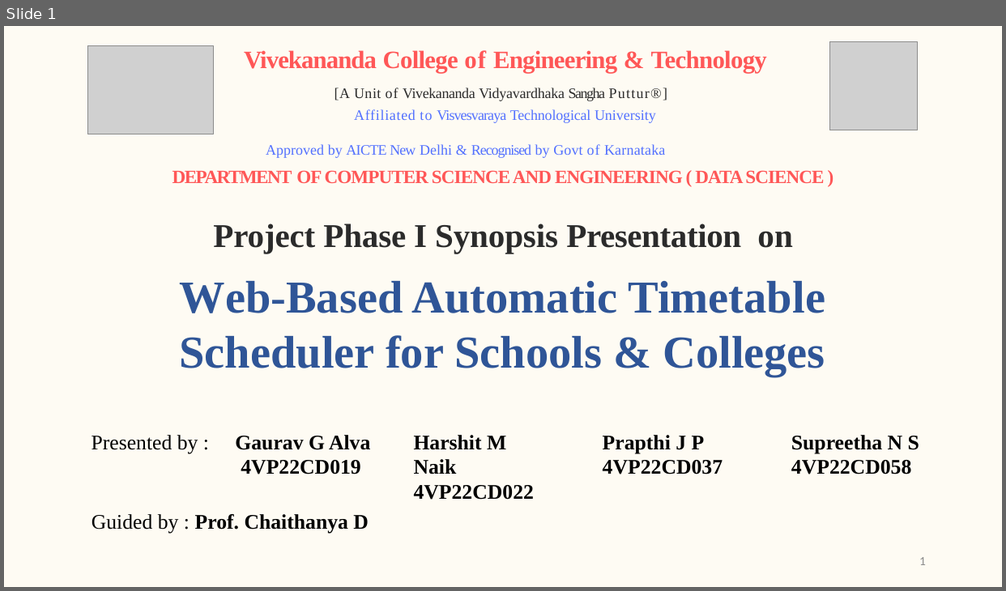
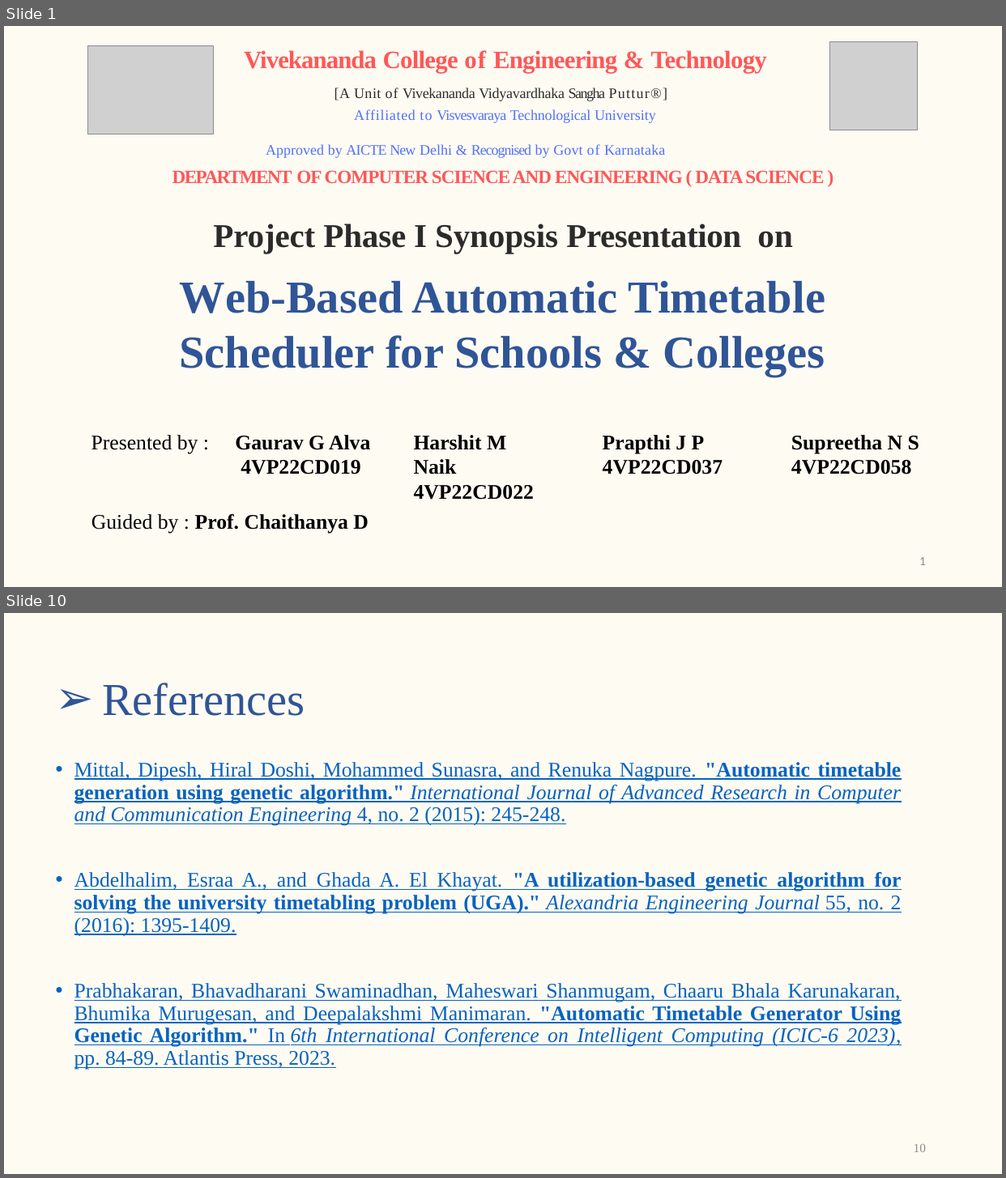
Before and after one commit to s-saanvi/Collection, a slide deck: Synopsis/Synopsis Presentation.pptx. Shown one above the other, each under a label of ours: slide 1 before the commit, slides 1 and 10 after it; the slides between them are not shown. The pictures are 1006x591 and 1006x1178 pixels, drawn with LibreOffice and Linux fonts; fonts in the diff are those of the drawing; grey boxes stand for pictures. Boxes give left, top, right and bottom in pixels: in the first picture for what was removed or moved away, otherwise in the second. Text is boxed around its words. In the diff, an @@ line names an element or a change of style, - is before the commit and + after.

```diff
--- a/Synopsis/Synopsis Presentation.pptx
+++ b/Synopsis/Synopsis Presentation.pptx
@@ slide 10 added at bbox=[4, 613, 1002, 1174], background #FEF9E8 at 51% opacity @@
@@ title added at bbox=[102, 683, 305, 716], 44 pt, text #2F5597 @@
+➢ References
@@ text added at bbox=[74, 762, 901, 1070], 20 pt, text #0563C1, underline @@
+• Mittal, Dipesh, Hiral Doshi, Mohammed Sunasra, and Renuka Nagpure. "Automatic timetable generation using genetic algorithm." International Journal of Advanced Research in Computer and Communication Engineering 4, no. 2 (2015): 245-248.
+• Abdelhalim, Esraa A., and Ghada A. El Khayat. "A utilization-based genetic algorithm for solving the university timetabling problem (UGA)." Alexandria Engineering Journal 55, no. 2 (2016): 1395-1409.
+• Prabhakaran, Bhavadharani Swaminadhan, Maheswari Shanmugam, Chaaru Bhala Karunakaran, Bhumika Murugesan, and Deepalakshmi Manimaran. "Automatic Timetable Generator Using Genetic Algorithm." In 6th International Conference on Intelligent Computing (ICIC-6 2023), pp. 84-89. Atlantis Press, 2023.
@@ page number added at bbox=[914, 1144, 926, 1152], 12 pt, text #8C8C8C @@
+10
```
Also in this commit, not shown: 5 slides changed, 3 other slides added, 3 slides removed, 1 other file.
